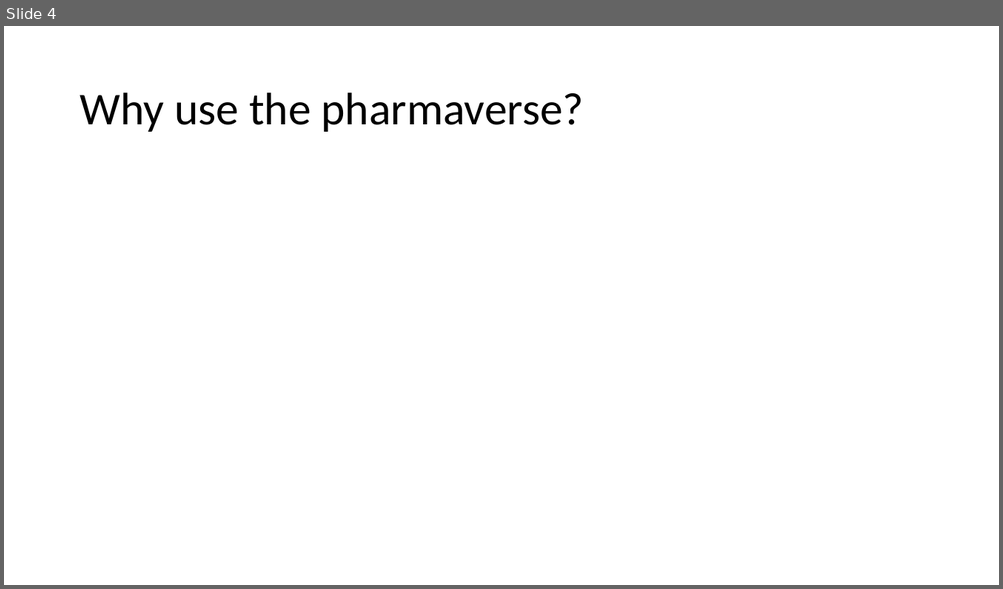
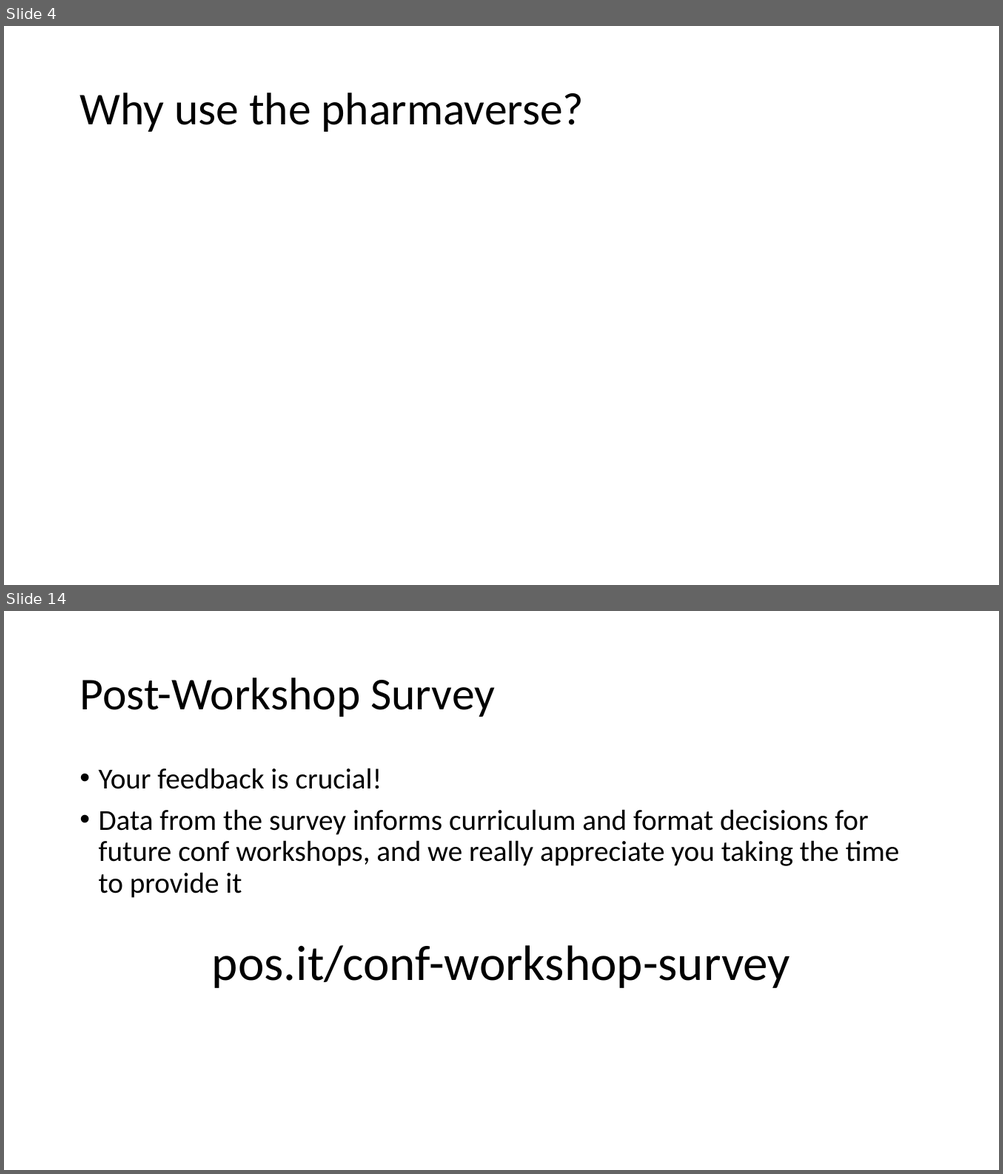
Before and after one commit to posit-conf-2023/r-pharma, a slide deck: 04-pharmaverse/04-Contributing_To_The_Pharmaverse.pptx. Shown one above the other, each under a label of ours: slide 4 before the commit, slides 4 and 14 after it; the slides between them are not shown. The pictures are 1003x589 and 1003x1174 pixels, drawn with LibreOffice and Linux fonts; fonts in the diff are those of the drawing. Boxes give left, top, right and bottom in pixels: in the first picture for what was removed or moved away, otherwise in the second. Text is boxed around its words. In the diff, an @@ line names an element or a change of style, - is before the commit and + after.

Commit message:
Add more details on contributing and giving feedback

```diff
--- a/04-pharmaverse/04-Contributing_To_The_Pharmaverse.pptx
+++ b/04-pharmaverse/04-Contributing_To_The_Pharmaverse.pptx
@@ slide 14 added at [4,611,999,1170], background #FFFFFF @@
@@ title added at [79,678,495,717], 44 pt, text #000000 @@
+Post-Workshop Survey
@@ text added at [99,768,899,898], 28 pt, text #000000 @@
+• Your feedback is crucial!
+• Data from the survey informs curriculum and format decisions for future conf workshops, and we really appreciate you taking the time to provide it
@@ text added at [212,945,790,988], 48 pt, text #000000 @@
+pos.it/conf-workshop-survey
```
Also in this commit, not shown: 5 slides changed, 5 other slides added, 1 slide removed.
